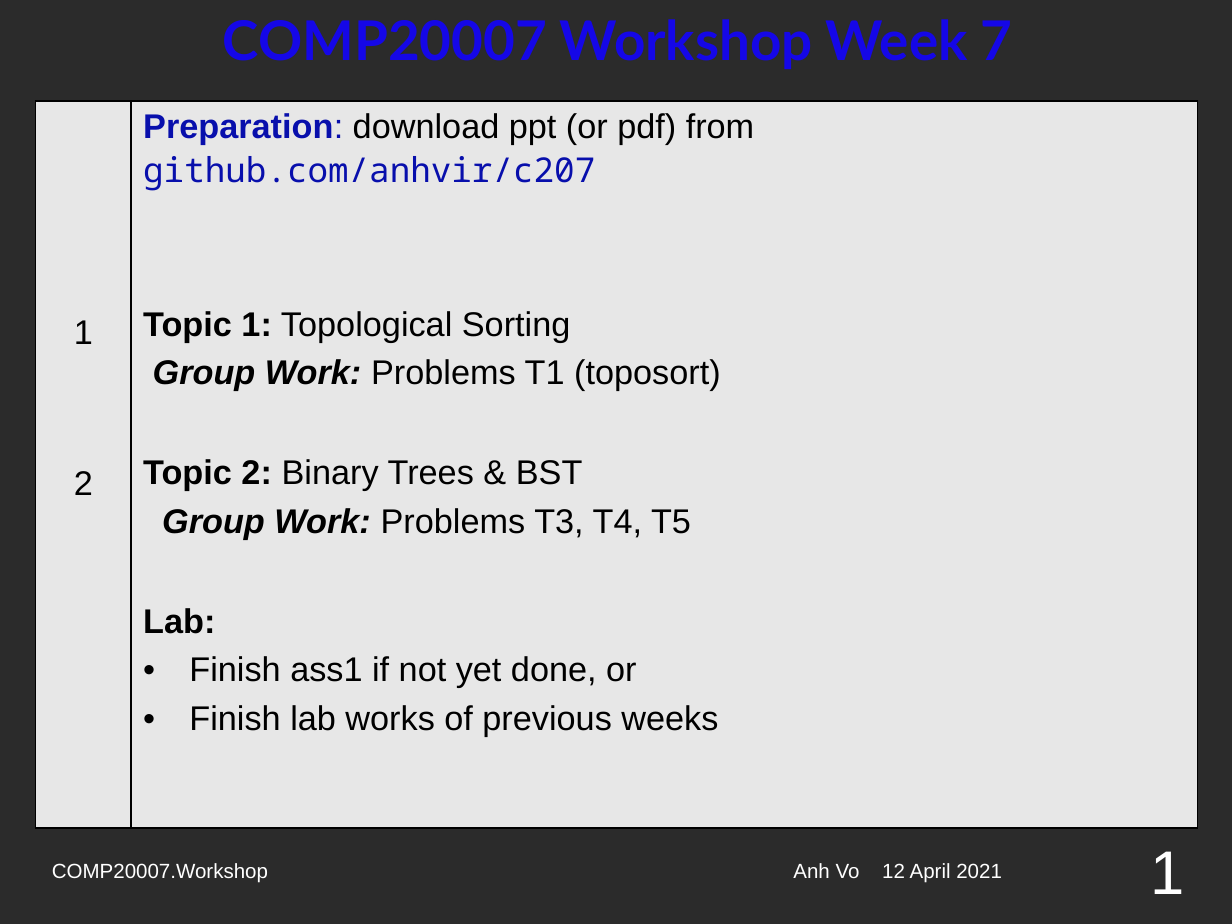
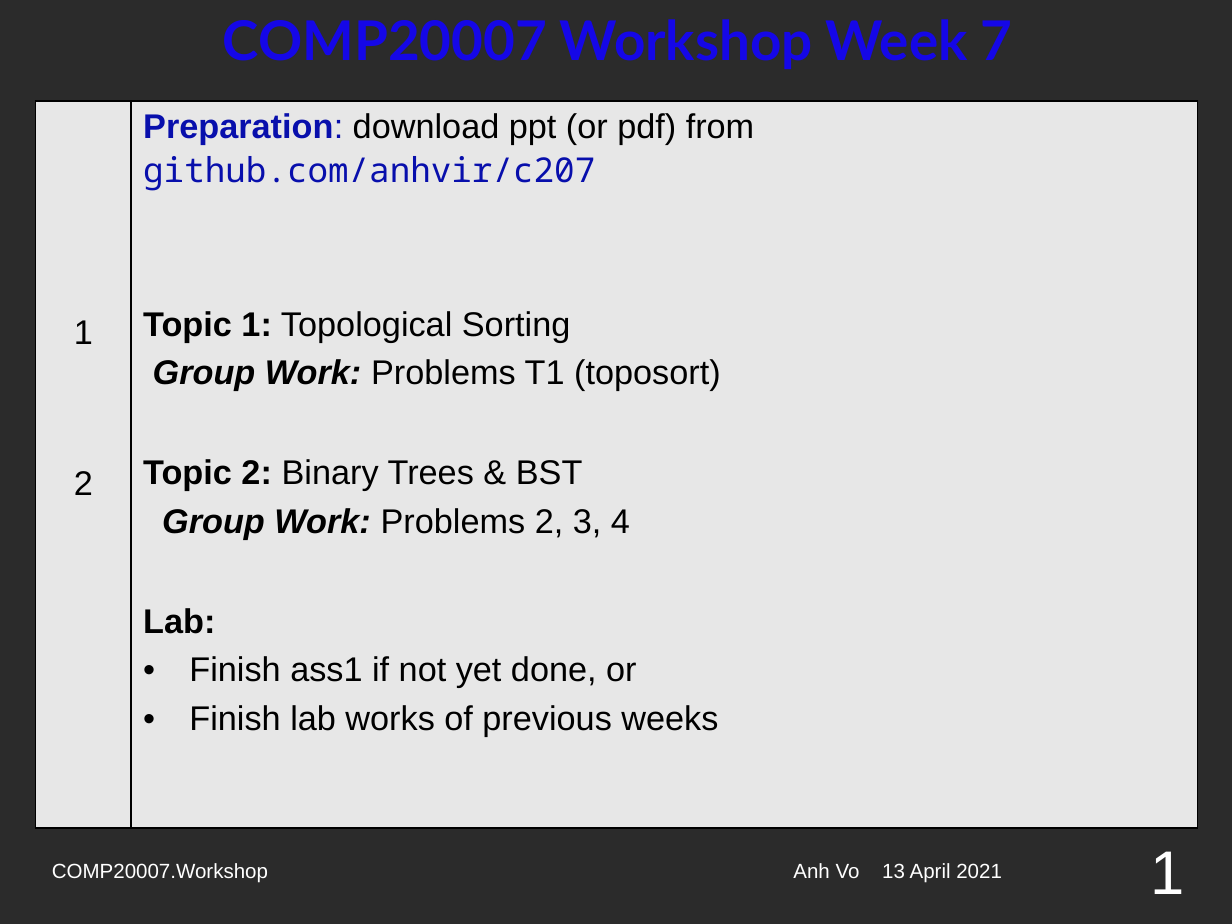
Before and after one commit to anhvir/c207, a slide deck: slide 1 of 06_C207_21S1.pptx. Drawn at 1232x924 pixels with LibreOffice and Linux fonts; fonts in the diff are those of the drawing; background and template pictures are left out; a plain dark background stands for a picture behind light text. Boxes give left, top, right and bottom in pixels: in the first picture for what was removed or moved away, otherwise in the second. Text is boxed around its words. In the diff, an @@ line names an element or a change of style, - is before the commit and + after.

Commit message:
Week 5

```diff
--- a/06_C207_21S1.pptx
+++ b/06_C207_21S1.pptx
@@ table at (x1=36, y1=101, x2=1198, y2=844) @@
-row 1, column 2: Preparation: download ppt (or pdf) from github.com/anhvir/c207 / Topic 1: Topological Sorting / Group Work: Problems T1 (toposort) / Topic 2: Binary Trees & BST / Group Work: Problems T3, T4, T5 / Lab: / Finish ass1 if not yet done, or / Finish lab works of previous weeks
+row 1, column 2: Preparation: download ppt (or pdf) from github.com/anhvir/c207 / Topic 1: Topological Sorting / Group Work: Problems T1 (toposort) / Topic 2: Binary Trees & BST / Group Work: Problems 2, 3, 4 / Lab: / Finish ass1 if not yet done, or / Finish lab works of previous weeks
@@ text at (x1=793, y1=863, x2=1002, y2=883): text changed @@
-Anh Vo 12 April 2021
+Anh Vo 13 April 2021
```
Also in this commit, not shown: 13 other slides changed, 1 other file.
